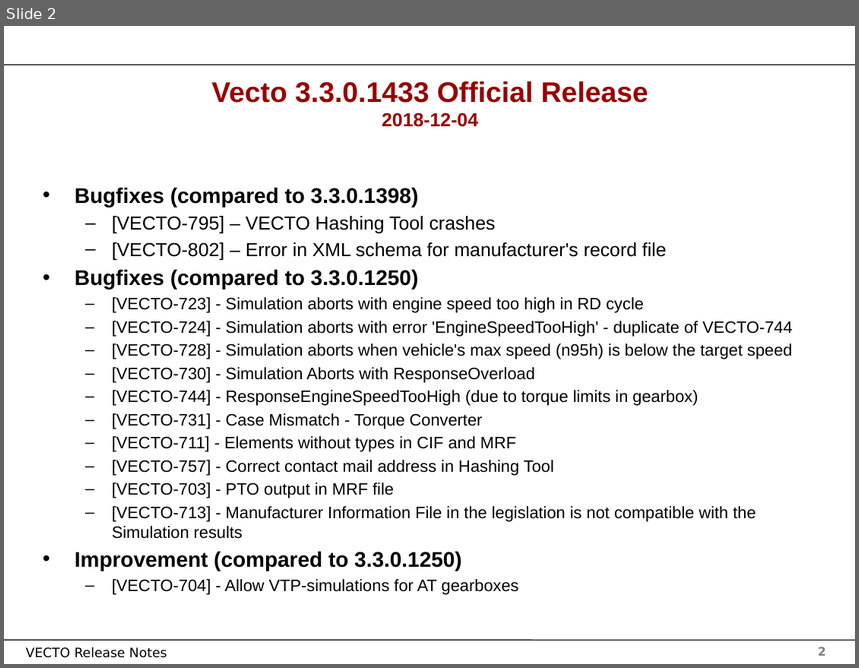
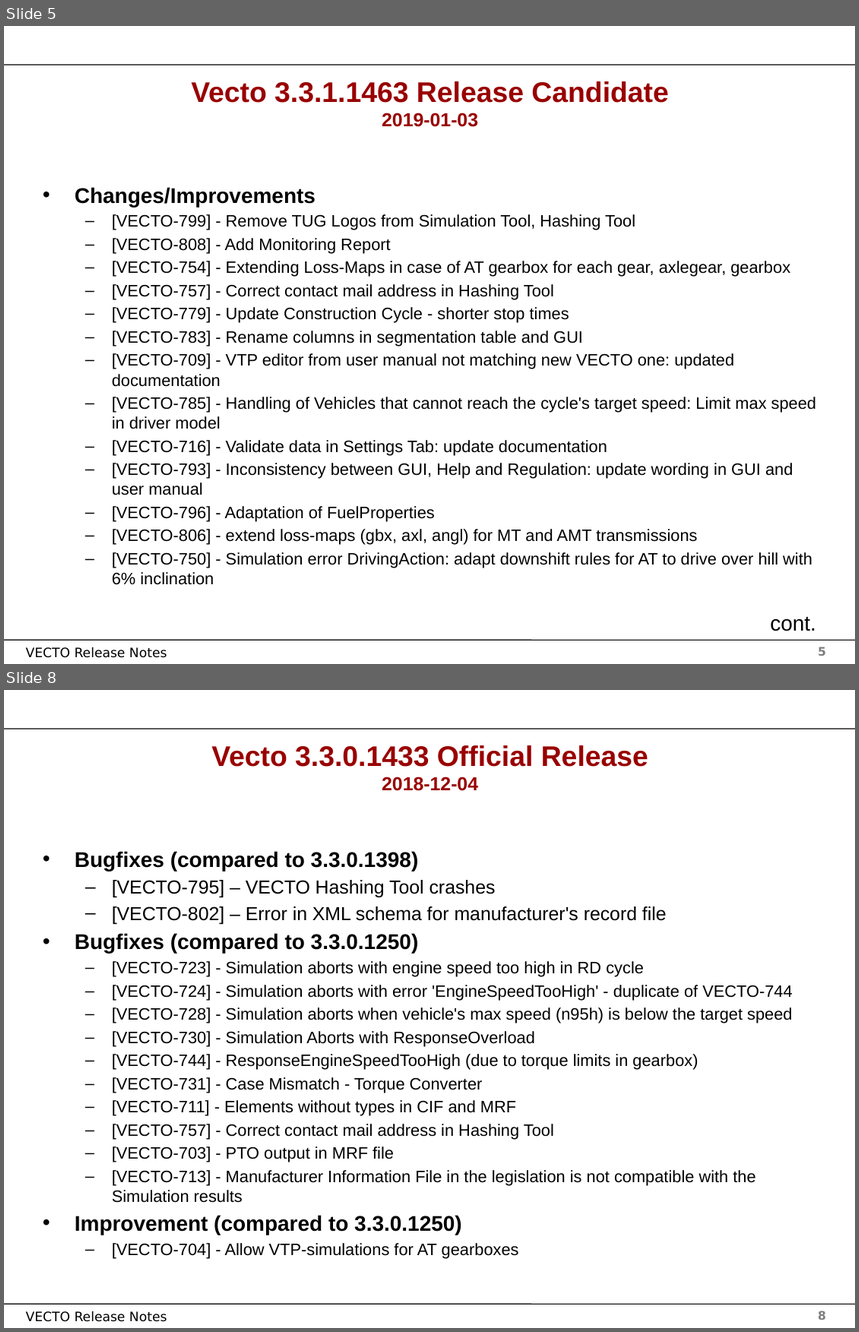
Before and after one commit to tanawadeatharva/BharatVECTO, a slide deck: Documentation/User Manual Source/Release Notes Vecto3.x.pptx. Shown one above the other, each under a label of ours: slide 2 before the commit, slides 5 and 8 after it; the slides between them are not shown. The pictures are 859x668 and 859x1332 pixels, drawn with LibreOffice and Linux fonts; fonts in the diff are those of the drawing; background and template pictures are left out. Boxes give left, top, right and bottom in pixels: in the first picture for what was removed or moved away, otherwise in the second. Text is boxed around its words. In the diff, an @@ line names an element or a change of style, - is before the commit and + after.

```diff
--- a/Documentation/User Manual Source/Release Notes Vecto3.x.pptx
+++ b/Documentation/User Manual Source/Release Notes Vecto3.x.pptx
@@ slide 5 added at [4,26,855,664], background #FFFFFF; not listed: 4 template elements that a slide beside it also shows @@
@@ title added at [191,81,668,127], 24 pt, text #990000, bold @@
+Vecto 3.3.1.1463 Release Candidate
+2019-01-03
@@ text added at [75,187,816,585], 14 pt, text #000000 @@
+• Changes/Improvements
+  – [VECTO-799] - Remove TUG Logos from Simulation Tool, Hashing Tool
+  – [VECTO-808] - Add Monitoring Report
+  – [VECTO-754] - Extending Loss-Maps in case of AT gearbox for each gear, axlegear, gearbox
+  – [VECTO-757] - Correct contact mail address in Hashing Tool
+  – [VECTO-779] - Update Construction Cycle - shorter stop times
+  – [VECTO-783] - Rename columns in segmentation table and GUI
+  – [VECTO-709] - VTP editor from user manual not matching new VECTO one: updated documentation
+  – [VECTO-785] - Handling of Vehicles that cannot reach the cycle's target speed: Limit max speed in driver model
+  – [VECTO-716] - Validate data in Settings Tab: update documentation
+  – [VECTO-793] - Inconsistency between GUI, Help and Regulation: update wording in GUI and user manual
+  – [VECTO-796] - Adaptation of FuelProperties
+  – [VECTO-806] - extend loss-maps (gbx, axl, angl) for MT and AMT transmissions
+  – [VECTO-750] - Simulation error DrivingAction: adapt downshift rules for AT to drive over hill with 6% inclination
@@ text added at [770,617,816,632], 18 pt, text #000000 @@
+cont.
@@ what was slide 2 is now slide 8 @@
@@ page number at [818,1311,826,1320]: text changed @@
-2
+8
```
Also in this commit, not shown: 1 slide changed, 5 other slides added, 19 other files.
